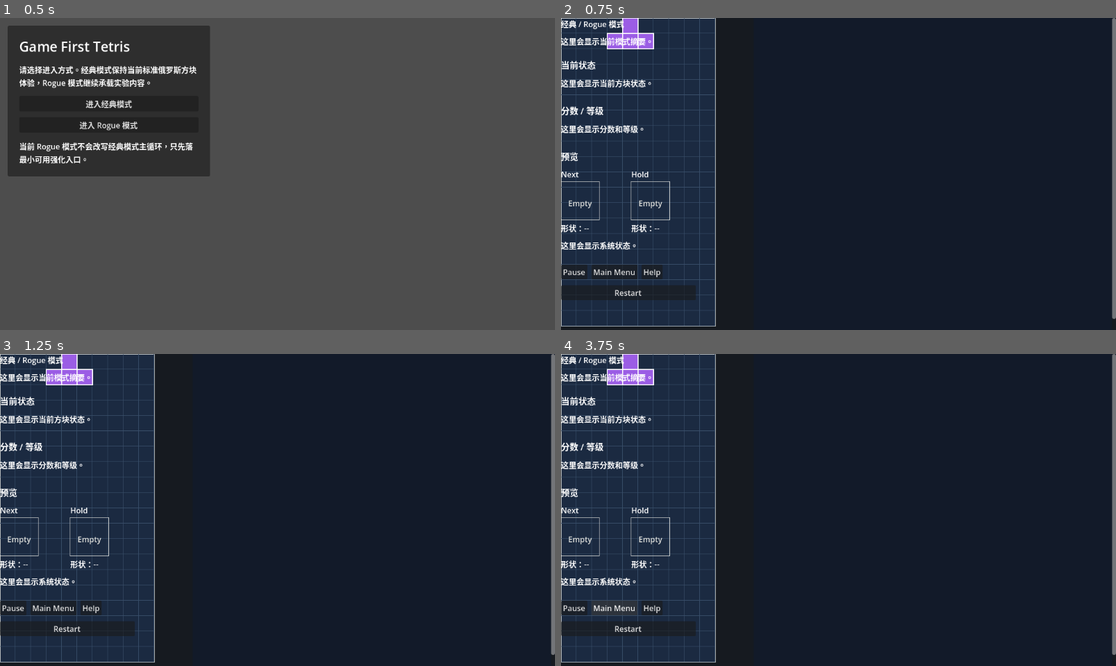
Above: before the commit, frames 1-4 (two rows, left to right).
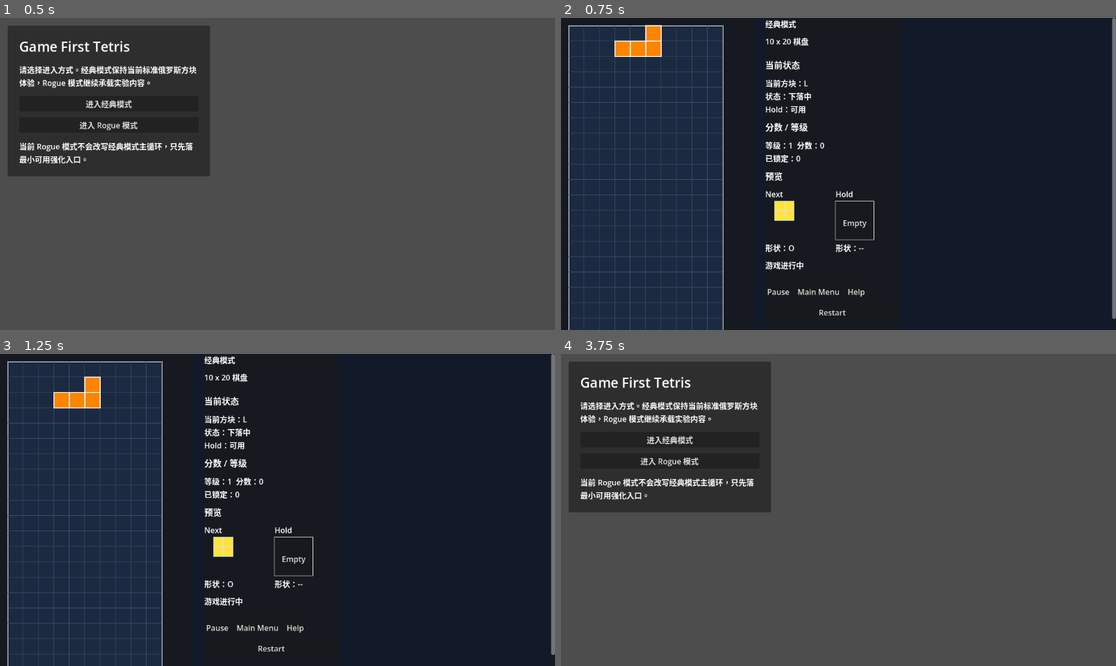
Above: after the commit, the same moments.

Repository: Drew-Z/game-first-tetris
Game: Godot game, scene res://scenes/main/main.tscn
Same seed, same stepped clock (60 frames per second), same inputs: the game is played once before the commit and once after it.
Inputs:
- Up to frame 1 (0.5 s): no input
- Up to frame 2 (0.75 s): click "进入经典模式" at 0.5 s
- Up to frame 3 (1.25 s): no input
- Up to frame 4 (3.75 s): click "Restart" at 1.25 s; click "Restart" at 2 s; click "Restart" at 2.75 s; click "Main Menu" at 3.5 s

Frame 1 is identical in both runs. In frame 2, 10% of the frame differs, in the area x 0-57%, y 0-100%; in frame 3, 10%; in frame 4, 90%, in the area x 0-100%, y 0-100%.
Error before the commit: Cannot call method 'has_method' on a null value. (res://scripts/game/game_manager.gd:126)

Commit message:
test(ui): add screenshot regression runner and baseline findings

Diff:
--- a/scenes/game/game_root.tscn
+++ b/scenes/game/game_root.tscn
@@ -38,32 +38,32 @@
 layout_mode = 2
 theme_override_constants/separation = 24
 
-[node name="PlayfieldPanel" type="PanelContainer" parent="Layout"]
+[node name="PlayfieldPanel" type="PanelContainer" parent="ViewportScroll/Layout"]
 custom_minimum_size = Vector2(400, 672)
 layout_mode = 2
 size_flags_horizontal = 3
 
-[node name="PlayfieldMargin" type="MarginContainer" parent="Layout/PlayfieldPanel"]
+[node name="PlayfieldMargin" type="MarginContainer" parent="ViewportScroll/Layout/PlayfieldPanel"]
 layout_mode = 2
 theme_override_constants/margin_left = 24
 theme_override_constants/margin_top = 16
 theme_override_constants/margin_right = 24
 theme_override_constants/margin_bottom = 16
 
-[node name="Playfield" type="Node2D" parent="Layout/PlayfieldPanel/PlayfieldMargin"]
+[node name="Playfield" type="Node2D" parent="ViewportScroll/Layout/PlayfieldPanel/PlayfieldMargin"]
 position = Vector2(16, 16)
 
-[node name="Board" type="Node2D" parent="Layout/PlayfieldPanel/PlayfieldMargin/Playfield"]
+[node name="Board" type="Node2D" parent="ViewportScroll/Layout/PlayfieldPanel/PlayfieldMargin/Playfield"]
 script = ExtResource("2_0e3k2")
 
-[node name="ActivePiece" type="Node2D" parent="Layout/PlayfieldPanel/PlayfieldMargin/Playfield"]
+[node name="ActivePiece" type="Node2D" parent="ViewportScroll/Layout/PlayfieldPanel/PlayfieldMargin/Playfield"]
 script = ExtResource("3_fcc0d")
 
-[node name="SidebarPanel" type="PanelContainer" parent="Layout"]
+[node name="SidebarPanel" type="PanelContainer" parent="ViewportScroll/Layout"]
 custom_minimum_size = Vector2(280, 0)
 layout_mode = 2
 
-[node name="GameUI" parent="Layout/SidebarPanel" instance=ExtResource("4_8djlb")]
+[node name="GameUI" parent="ViewportScroll/Layout/SidebarPanel" instance=ExtResource("4_8djlb")]
 layout_mode = 2
 
 [node name="GameManager" type="Node" parent="."]
--- a/scripts/game/game_manager.gd
+++ b/scripts/game/game_manager.gd
@@ -8,9 +8,9 @@
 const TetrominoData := preload("res://scripts/game/data/tetromino_data.gd")
 const ROGUE_PRE_RUN_CHOICE_ROUND := 1
 
-@onready var board: Node2D = $"../Layout/PlayfieldPanel/PlayfieldMargin/Playfield/Board"
-@onready var active_piece: Node2D = $"../Layout/PlayfieldPanel/PlayfieldMargin/Playfield/ActivePiece"
-@onready var game_ui: VBoxContainer = $"../Layout/SidebarPanel/GameUI"
+@onready var board: Node2D = $"../ViewportScroll/Layout/PlayfieldPanel/PlayfieldMargin/Playfield/Board"
+@onready var active_piece: Node2D = $"../ViewportScroll/Layout/PlayfieldPanel/PlayfieldMargin/Playfield/ActivePiece"
+@onready var game_ui: VBoxContainer = $"../ViewportScroll/Layout/SidebarPanel/GameUI"
 @onready var game_audio: Node = $"../GameAudio"
 
 @export var entry_mode: StringName = &"classic"
--- /dev/null
+++ b/scripts/tools/screenshot_regression_runner.gd
@@ -0,0 +1,148 @@
+extends SceneTree
+
+const MAIN_SCENE := preload("res://scenes/main/main.tscn")
+const OUTPUT_ROOT := "res://artifacts/screenshot_regression"
+
+const SIZE_CASES := [
+	{"name": "web_360x640", "size": Vector2i(360, 640)},
+	{"name": "android_393x852", "size": Vector2i(393, 852)},
+	{"name": "android_412x915", "size": Vector2i(412, 915)},
+	{"name": "windows_960x640", "size": Vector2i(960, 640)},
+	{"name": "windows_1024x768", "size": Vector2i(1024, 768)},
+	{"name": "windows_1280x720", "size": Vector2i(1280, 720)},
+]
+
+
+func _initialize() -> void:
+	await _run()
+	quit()
+
+
+func _run() -> void:
+	DirAccess.make_dir_recursive_absolute(ProjectSettings.globalize_path(OUTPUT_ROOT))
+
+	for case_data in SIZE_CASES:
+		var case_name := String(case_data["name"])
+		var viewport_size: Vector2i = case_data["size"]
+		var case_dir := "%s/%s" % [OUTPUT_ROOT, case_name]
+		DirAccess.make_dir_recursive_absolute(ProjectSettings.globalize_path(case_dir))
+
+		await _capture_main_menu(case_dir, viewport_size)
+		await _capture_classic_game(case_dir, viewport_size)
+		await _capture_rogue_game(case_dir, viewport_size)
+		await _capture_help_panel(case_dir, viewport_size)
+		await _compose_contact_sheet(case_dir, viewport_size)
+
+
+func _capture_main_menu(case_dir: String, viewport_size: Vector2i) -> void:
+	var menu_scene: Control = await _spawn_main_scene(viewport_size)
+	await _save_viewport_png("%s/main_menu.png" % case_dir)
+	_clear_scene(menu_scene)
+
+
+func _capture_classic_game(case_dir: String, viewport_size: Vector2i) -> void:
+	var menu_scene: Control = await _spawn_main_scene(viewport_size)
+	menu_scene.call("_launch_mode", &"classic", &"")
+	await _settle_frames(4)
+	await _save_viewport_png("%s/classic_game.png" % case_dir)
+	_clear_scene(menu_scene)
+
+
+func _capture_rogue_game(case_dir: String, viewport_size: Vector2i) -> void:
+	var menu_scene: Control = await _spawn_main_scene(viewport_size)
+	menu_scene.call("_launch_mode", &"rogue", &"hard_drop_bonus")
+	await _settle_frames(4)
+	await _save_viewport_png("%s/rogue_game.png" % case_dir)
+	_clear_scene(menu_scene)
+
+
+func _capture_help_panel(case_dir: String, viewport_size: Vector2i) -> void:
+	var menu_scene: Control = await _spawn_main_scene(viewport_size)
+	menu_scene.call("_launch_mode", &"rogue", &"hard_drop_bonus")
+	await _settle_frames(4)
+
+	var mode_host: Node = menu_scene.get_node("ModeHost")
+	if mode_host.get_child_count() > 0:
+		var game_root: Node = mode_host.get_child(0)
+		var game_ui: Node = game_root.get_node("ViewportScroll/Layout/SidebarPanel/GameUI")
+		if game_ui != null and game_ui.has_method("set_help_panel_open"):
+			game_ui.call("set_help_panel_open", true)
+			await _settle_frames(2)
+		var viewport_scroll := game_root.get_node("ViewportScroll")
+		if viewport_scroll is ScrollContainer:
+			var scroll_bar: ScrollBar = viewport_scroll.get_v_scroll_bar()
+			if scroll_bar != null:
+				viewport_scroll.scroll_vertical = int(scroll_bar.max_value)
+				await _settle_frames(2)
+				viewport_scroll.scroll_vertical = int(scroll_bar.max_value)
+				await _settle_frames(2)
+
+	await _save_viewport_png("%s/help_panel.png" % case_dir)
+	_clear_scene(menu_scene)
+
+
+func _spawn_main_scene(viewport_size: Vector2i) -> Control:
+	_set_viewport_size(viewport_size)
+
+	for child in get_root().get_children():
+		child.queue_free()
+	await _settle_frames(2)
+
+	var scene: Control = MAIN_SCENE.instantiate()
+	scene.set_anchors_preset(Control.PRESET_FULL_RECT)
+	scene.offset_left = 0.0
+	scene.offset_top = 0.0
+	scene.offset_right = 0.0
+	scene.offset_bottom = 0.0
+	get_root().add_child(scene)
+	await _settle_frames(4)
+	return scene
+
+
+func _clear_scene(scene: Node) -> void:
+	if scene != null:
+		scene.queue_free()
+
+
+func _set_viewport_size(viewport_size: Vector2i) -> void:
+	DisplayServer.window_set_size(viewport_size)
+	get_root().size = viewport_size
+
+
+func _settle_frames(frame_count: int) -> void:
+	for _i in range(frame_count):
+		await process_frame
+		await RenderingServer.frame_post_draw
+
+
+func _save_viewport_png(output_path: String) -> void:
+	var image := get_root().get_texture().get_image()
+	if image.get_format() != Image.FORMAT_RGBA8:
+		image.convert(Image.FORMAT_RGBA8)
+	image.save_png(ProjectSettings.globalize_path(output_path))
+
+
+func _compose_contact_sheet(case_dir: String, viewport_size: Vector2i) -> void:
+	var image_names := [
+		"main_menu.png",
+		"classic_game.png",
+		"rogue_game.png",
+		"help_panel.png",
+	]
+	var images: Array[Image] = []
+
+	for image_name in image_names:
+		var image := Image.load_from_file(ProjectSettings.globalize_path("%s/%s" % [case_dir, image_name]))
+		images.append(image)
+
+	var sheet_height := viewport_size.y * images.size()
+	var sheet := Image.create(viewport_size.x, sheet_height, false, Image.FORMAT_RGBA8)
+	sheet.fill(Color(0.08, 0.09, 0.12, 1.0))
+
+	for index in range(images.size()):
+		var image: Image = images[index]
+		if image.get_format() != Image.FORMAT_RGBA8:
+			image.convert(Image.FORMAT_RGBA8)
+		sheet.blit_rect(image, Rect2i(Vector2i.ZERO, image.get_size()), Vector2i(0, viewport_size.y * index))
+
+	sheet.save_png(ProjectSettings.globalize_path("%s/contact_sheet.png" % case_dir))
Not shown, changed: README.md
Not shown, changed: docs/roadmap.md
Not shown, changed: docs/task-board.md
Not shown, changed: docs/test-checklist.md
